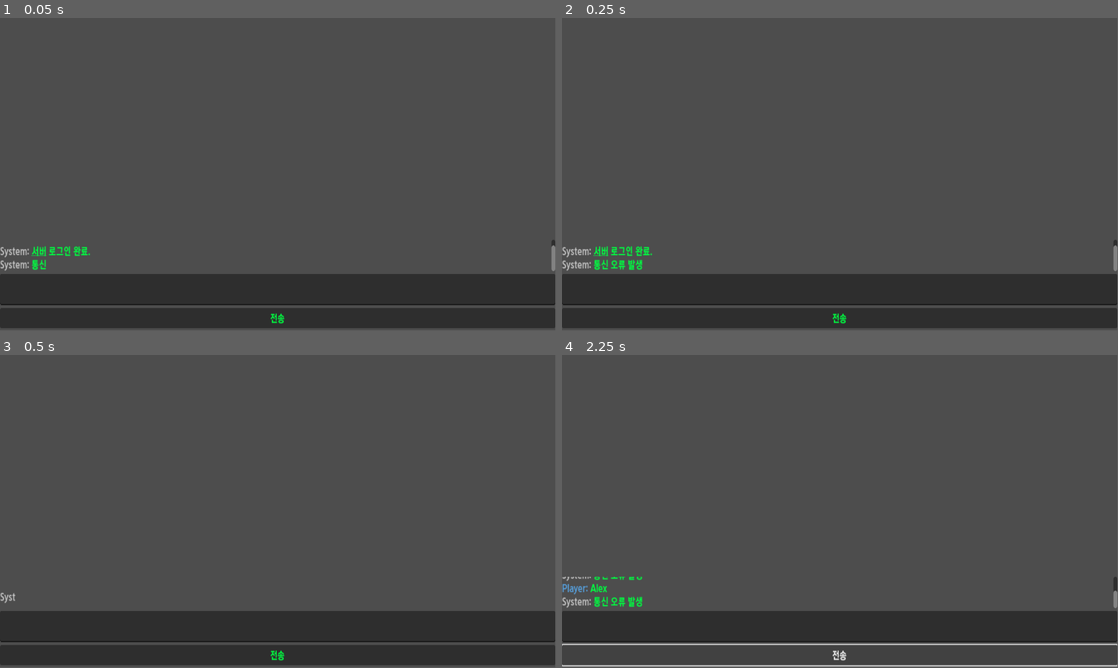
Above: before the commit, frames 1-4 (two rows, left to right).
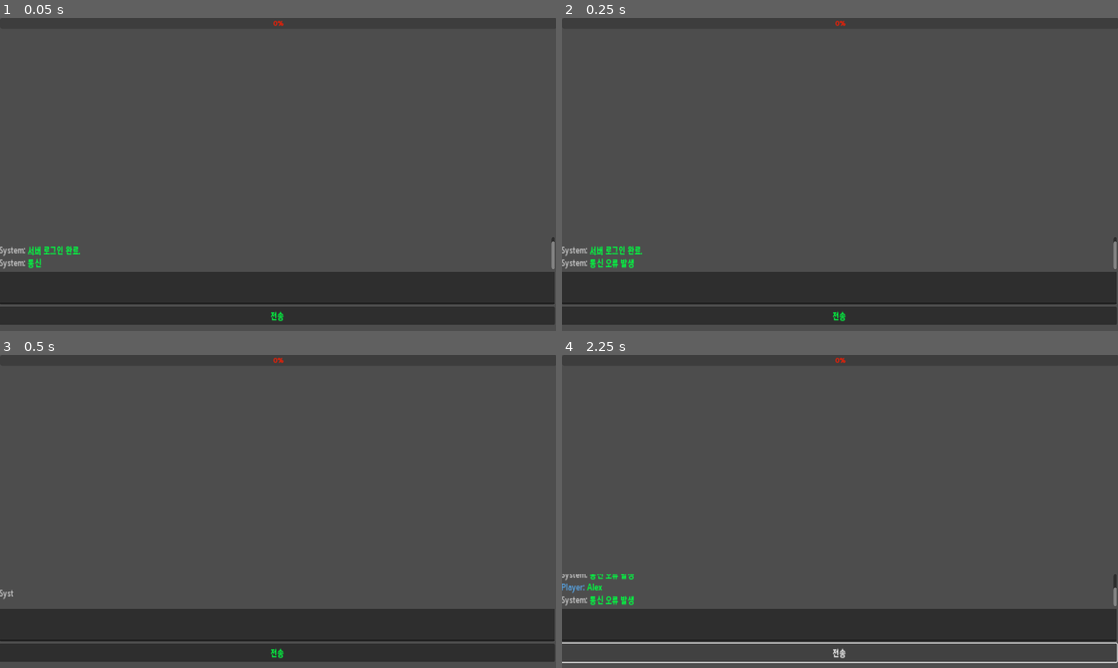
Above: after the commit, the same moments.

Repository: rorena15/llm_game
Game: Godot game, scene res://main.tscn
The game is run twice, just before and just after one commit, with the same random seed, the same clock (stepped at 60 frames per second) and the same inputs.
Inputs (mouse positions are in pixels of both pictures, inside the frame that each line leads up to):
- Up to frame 1 (0.05 s): no input
- Up to frame 2 (0.25 s): no input
- Up to frame 3 (0.5 s): no input
- Up to frame 4 (2.25 s): click (840, 627) at 0.52 s; type "Alex" at 0.6 s; click "전송" at 1.25 s; click "전송" at 2 s
In our replay, the window is 799x449 before the commit and 800x450 after it. These sizes can differ from the game's own. Grey fills any space a smaller window leaves; there, only what the larger window draws over its background counts as a difference.

The runs differ from the first frame. In frame 1, 3.1% of the frame differs, in the area x 0-100%, y 0-100%; in frame 2, 3.2%; in frame 3, 2.6%; in frame 4, 3.4%.

Commit message:
ui 접근성 및 동적 크기

Diff:
--- a/godot_project/socialengineeer/Global.gd
+++ b/godot_project/socialengineeer/Global.gd
@@ -1,17 +1,29 @@
 extends Node
-var server_pid = 0
+var server_pid = -1
 # "단서 발견했어!" 라고 외치는 신호
 # type: 단서 종류 (IP, Password, Name 등)
 # value: 실제 값 (192.168.0.1, admin123 등)
+@warning_ignore("unused_signal")
 signal clue_found(type, value)
+
 func _ready():
-	# 게임 시작 시 서버 실행
-	# (배포 시에는 main.exe 경로를 상대 경로로 지정해야 함)
-	var output = []
-	server_pid = OS.create_process(OS.get_executable_path().get_base_dir() + "/server/main.exe", [], false)
+	# ⭐ 수정됨: "배포된 게임(standalone)"일 때만 서버를 자동으로 켭니다.
+	# 에디터에서 개발 중일 때는 Python 서버를 따로 켜두시는 게 디버깅에 좋습니다.
+	if OS.has_feature("standalone"):
+		_start_server()
+	else:
+		print("⚠️ [개발 모드] 서버 자동 실행 건너뜀. 터미널에서 'python main.py'를 실행하세요.")
+
+func _start_server():
+	# 배포 시, 게임 exe 옆에 있는 server 폴더 안의 main.exe를 찾습니다.
+	var exe_path = OS.get_executable_path().get_base_dir() + "/server/main.exe"
+	print("🚀 서버 자동 실행 시도: ", exe_path)
+
+	# 서버 실행 (콘솔 창 숨기기 옵션 등은 배포 시 결정)
+	server_pid = OS.create_process(exe_path, [], false)
 
 func _notification(what):
-	# 게임 종료 시(WM_CLOSE_REQUEST) 서버도 같이 죽임
+	# 게임 종료 시 서버 프로세스도 같이 종료
 	if what == NOTIFICATION_WM_CLOSE_REQUEST:
-		if server_pid > 0:
+		if server_pid != -1:
 			OS.kill(server_pid)
--- a/godot_project/socialengineeer/app_board.gd
+++ b/godot_project/socialengineeer/app_board.gd
@@ -1,71 +1,78 @@
 extends PanelContainer
 
+# === [창 이동 기능] 변수 (새로 추가됨) ===
+var dragging = false
+var drag_start_position = Vector2()
+@onready var title_bar = $Layout/TitleBar
+
+# === [수사 보드 기능] 변수 ===
 @onready var graph_edit = $Layout/ContentArea/GraphEdit
-
-# 노드를 생성할 위치 (점점 아래로 내려가게 하기 위함)
 var next_spawn_pos = Vector2(100, 100)
 
 func _ready():
-	$Layout/TitleBar/CloseButton.pressed.connect(queue_free)
-	graph_edit.connection_request.connect(_on_connection_request)
+	# 1. 창 드래그 기능 연결 (⭐ 이게 추가되어야 움직입니다!)
+	title_bar.gui_input.connect(_on_title_bar_gui_input)
 
-	# ⭐ 중요: Global의 신호(전화)를 받겠다고 구독 신청
-	Global.clue_found.connect(_on_clue_found)
-	# 1. 윈도우 닫기 버튼 연결 (기본 기능)
-	$Layout/TitleBar/CloseButton.pressed.connect(queue_free)
+	# 2. 닫기 버튼 연결
+	var close_btn = $Layout/TitleBar/CloseButton
+	if not close_btn.pressed.is_connected(queue_free):
+		close_btn.pressed.connect(queue_free)
 
-	# 2. "연결 요청" 신호 감지 (이게 없으면 선이 안 이어집니다!)
-	graph_edit.connection_request.connect(_on_connection_request)
+	# 3. 그래프 신호 연결 (안전장치 포함)
+	if not graph_edit.connection_request.is_connected(_on_connection_request):
+		graph_edit.connection_request.connect(_on_connection_request)
 
-	# 3. "연결 끊기 요청" 신호 감지
-	graph_edit.disconnection_request.connect(_on_disconnection_request)
+	if not graph_edit.disconnection_request.is_connected(_on_disconnection_request):
+		graph_edit.disconnection_request.connect(_on_disconnection_request)
 
-# ⭐ 신호를 받으면 실행되는 함수
+	if not Global.clue_found.is_connected(_on_clue_found):
+		Global.clue_found.connect(_on_clue_found)
+
+# === [창 이동 로직] (새로 추가됨) ===
+func _on_title_bar_gui_input(event):
+	if event is InputEventMouseButton:
+		if event.button_index == MOUSE_BUTTON_LEFT:
+			if event.pressed:
+				dragging = true
+				drag_start_position = get_global_mouse_position() - global_position
+				move_to_front() # 클릭하면 창을 맨 위로
+			else:
+				dragging = false
+	elif event is InputEventMouseMotion and dragging:
+		global_position = get_global_mouse_position() - drag_start_position
+
+# === [수사 보드 로직] (기존 코드 유지) ===
 func _on_clue_found(type, value):
 	print("수사 보드: 단서 수신함 - ", value)
 
 	var new_node = GraphNode.new()
-	new_node.title = "단서 발견" # 제목은 단순하게 해도 됩니다
+	new_node.title = "단서 발견"
 	new_node.position_offset = next_spawn_pos
 	new_node.resizable = true
 	new_node.size = Vector2(200, 100)
-
-	# 슬롯 구멍 뚫기
 	new_node.set_slot(0, true, 0, Color.WHITE, true, 0, Color.WHITE)
 
-	# 내용물(Label) 만들기
 	var label = Label.new()
+	label.text = type.to_upper() + "\n" + value
+	new_node.add_child(label)
 
-	# ⭐ 여기가 핵심 수정 사항! ⭐
-	# 라벨에 "종류"와 "실제 값"을 모두 적습니다.
-	# 예: "PASSWORD" (엔터) "admin123"
-	label.text = type.to_upper() + "\n" + value
-
-	new_node.add_child(label)
 	graph_edit.add_child(new_node)
-
 	next_spawn_pos += Vector2(30, 30)
 
 func _on_connection_request(from_node_name, from_port, to_node_name, to_port):
-	# 1. 시각적 연결 (선 긋기)
 	graph_edit.connect_node(from_node_name, from_port, to_node_name, to_port)
 
-	# 2. 노드 객체 가져오기 (str로 감싸서 안전하게)
 	var from_node = graph_edit.get_node(str(from_node_name))
 	var to_node = graph_edit.get_node(str(to_node_name))
 
 	if not from_node or not to_node: return
 
-	# 데이터를 가져옵니다 (이제 제목+내용물 전부 다, 소문자로 들어옵니다)
 	var from_data = _get_node_content(from_node)
 	var to_data = _get_node_content(to_node)
 
 	print("🔎 전체 데이터 분석: [%s] <-> [%s]" % [from_data, to_data])
 
-	# 검사 키워드를 전부 '소문자'로 적어주세요
-	var condition_pw = "admin123" in from_data or "admin123" in to_data
-
-	# "server"나 "서버"가 제목에 있든 내용에 있든 걸리게 됩니다.
+	var condition_pw = "blue_sky_2024" in from_data or "blue_sky_2024" in to_data
 	var condition_target = "server" in from_data or "server" in to_data or "서버" in from_data or "서버" in to_data
 
 	if condition_pw and condition_target:
@@ -73,28 +80,18 @@
 	else:
 		print("❌ 정보 불일치. (서버 노드의 제목이나 라벨에 'Server'가 있는지 확인하세요)")
 
-
-func _show_hack_success():
-	print("✅ 해킹 성공! 관리자 권한 획득!")
-	# 여기에 나중에 '잠금 해제 팝업'이나 '화면 전환' 효과를 넣으면 됩니다.
-	# 임시로 노드 색깔을 초록색으로 바꿔볼까요?
-	# (SelfModulate 등을 건드리면 됩니다)
-
 func _on_disconnection_request(from_node, from_port, to_node, to_port):
-	# 선을 끊는 명령
 	graph_edit.disconnect_node(from_node, from_port, to_node, to_port)
 	print("연결 해제됨")
 
 func _get_node_content(node):
-	# 1. 제목부터 가져오기
 	var content = str(node.title) + " "
-
-	# 2. 자식들(Label)의 내용도 가져와서 이어 붙이기
 	for child in node.get_children():
 		if child is Label:
 			content += child.text + " "
 		elif child is RichTextLabel:
 			content += child.get_parsed_text() + " "
+	return content.to_lower()
 
-	# 3. 중요: 헷갈리지 않게 전부 '소문자'로 바꿔서 돌려줌
-	return content.to_lower()
+func _show_hack_success():
+	print("✅ 해킹 성공! 관리자 권한 획득!")
--- a/godot_project/socialengineeer/app_board.tscn
+++ b/godot_project/socialengineeer/app_board.tscn
@@ -4,21 +4,26 @@
 [ext_resource type="Script" path="res://app_board.gd" id="2_ve0w2"]
 
 [node name="App_Board" instance=ExtResource("1_ccxdn")]
-size_flags_horizontal = 3
+anchors_preset = 5
+anchor_left = 0.5
+anchor_right = 0.5
+anchor_bottom = 0.0
+offset_left = -636.0
+offset_right = 638.0
+offset_bottom = 190.0
 script = ExtResource("2_ve0w2")
 
 [node name="TitleLabel" parent="Layout/TitleBar" index="0"]
-text = ""
-
-[node name="CloseButton" parent="Layout/TitleBar" index="1"]
 layout_mode = 1
-anchors_preset = 1
-anchor_left = 1.0
+anchors_preset = 10
 anchor_right = 1.0
-offset_left = -41.0
+offset_top = 0.0
 offset_right = 0.0
-grow_horizontal = 0
-text = ""
+offset_bottom = 20.0
+grow_horizontal = 2
+text = "힌트 수첩"
+horizontal_alignment = 1
+vertical_alignment = 1
 
 [node name="GraphEdit" type="GraphEdit" parent="Layout/ContentArea" index="0"]
 layout_mode = 2
@@ -32,9 +37,9 @@
 anchor_top = 1.0
 anchor_bottom = 1.0
 offset_left = 18.0
-offset_top = -89.0
+offset_top = -126.0
 offset_right = 170.0
-offset_bottom = -11.0
+offset_bottom = -48.0
 grow_vertical = 0
 mouse_filter = 1
 position_offset = Vector2(18, 21)
--- a/godot_project/socialengineeer/app_email.gd
+++ b/godot_project/socialengineeer/app_email.gd
@@ -3,50 +3,95 @@
 @onready var email_list = $Layout/ContentArea/HSplitContainer/EmailList
 @onready var subject_label = $Layout/ContentArea/HSplitContainer/EmailDetail/SubjectLabel
 @onready var body_label = $Layout/ContentArea/HSplitContainer/EmailDetail/BodyLabel
-@onready var http_request = $HTTPRequest # 씬에 추가 필요!
+@onready var http_request = $HTTPRequest
+var dragging = false
+var drag_start_position = Vector2()
+@onready var title_bar = $Layout/TitleBar
 
 var emails = []
 
 func _ready():
 	$Layout/TitleBar/CloseButton.pressed.connect(queue_free)
-
-	# 리스트 클릭 시 본문 보여주기
+	title_bar.gui_input.connect(_on_title_bar_gui_input)
 	email_list.item_selected.connect(_on_email_selected)
 
-	# 본문 내 단서 클릭 연결 (수사 보드로 전송)
-	body_label.meta_clicked.connect(func(meta):
-		var data = JSON.parse_string(meta)
-		if data: Global.clue_found.emit(data.type, data.value)
-	)
+	body_label.bbcode_enabled = true
+	body_label.meta_clicked.connect(_on_meta_clicked)
 
-	# 서버에 데이터 요청
 	http_request.request_completed.connect(_on_data_received)
 	http_request.request("http://127.0.0.1:8000/mission/mission_1")
 
+func _on_title_bar_gui_input(event):
+	if event is InputEventMouseButton:
+		if event.button_index == MOUSE_BUTTON_LEFT:
+			if event.pressed:
+				dragging = true
+				drag_start_position = get_global_mouse_position() - global_position
+				move_to_front()
+			else:
+				dragging = false
+	elif event is InputEventMouseMotion and dragging:
+		global_position = get_global_mouse_position() - drag_start_position
+
 func _on_data_received(result, response_code, _headers, body):
-	if result == HTTPRequest.RESULT_SUCCESS and response_code == 200:
-		var json = JSON.new()
-		json.parse(body.get_string_from_utf8())
-		var data = json.get_data()
+	print("📨 [EmailApp] 응답 코드: ", response_code)
 
-		# 이메일 데이터 파싱
-		emails = data.get("emails", [])
-		_update_email_list()
+	if result != HTTPRequest.RESULT_SUCCESS or response_code != 200:
+		print("❌ [EmailApp] 통신/서버 오류")
+		return
 
-func _update_email_list():
+	var json = JSON.new()
+	if json.parse(body.get_string_from_utf8()) != OK:
+		print("❌ [EmailApp] JSON 파싱 실패")
+		return
+
+	var data = json.get_data()
+	print("✅ [EmailApp] 데이터 수신: ", data)
+
+	emails = data.get("emails", [])
+	print("📧 이메일 개수: ", emails.size())
+
+	_update_list_ui()
+
+func _update_list_ui():
 	email_list.clear()
 	for email in emails:
-		email_list.add_item(email["sender"] + " - " + email["subject"])
+		var sender = email.get("sender", "알 수 없음")
+		var subject = email.get("subject", "제목 없음")
+		email_list.add_item("%s - %s" % [sender, subject])
+
+	# ⭐ [추가됨] 메일이 하나라도 있으면 첫 번째를 자동으로 선택해서 보여줌
+	if emails.size() > 0:
+		email_list.select(0)       # 1. UI에서 첫 번째 항목을 파란색으로 선택
+		_on_email_selected(0)      # 2. 선택됐을 때 실행되는 함수를 강제로 실행
 
 func _on_email_selected(index):
+	print("🖱️ 이메일 선택됨: 인덱스 ", index)
+
+	if index < 0 or index >= emails.size():
+		return
+
 	var email = emails[index]
-	subject_label.text = email["subject"]
+	subject_label.text = email.get("subject", "")
 
-	# 본문 내용에서 힌트 자동 링크 걸기 (간단한 버전)
-	var text = email["body"]
-	if "990132" in text: # 사번
-		text = text.replace("990132", '[url={"type":"id", "value":"990132"}]990132[/url]')
-	if "2024" in text: # 연도 힌트
-		text = text.replace("2024", '[url={"type":"hint", "value":"2024"}]2024[/url]')
+	var text = email.get("body", "(내용이 없습니다)")
+
+	# 힌트 하이라이팅
+	text = _highlight_clue(text, "blue_sky_2024", "password")
+	text = _highlight_clue(text, "2024", "hint")
+	text = _highlight_clue(text, "990132", "id")
 
 	body_label.text = text
+
+func _highlight_clue(text: String, keyword: String, type: String) -> String:
+	if keyword in text:
+		# 노란색으로 강조해서 보여줌
+		var bbcode = '[url={"type":"%s", "value":"%s"}][color=yellow]%s[/color][/url]' % [type, keyword, keyword]
+		return text.replace(keyword, bbcode)
+	return text
+
+func _on_meta_clicked(meta):
+	var data = JSON.parse_string(meta)
+	if data:
+		print("이메일 단서 발견: ", data.value)
+		Global.clue_found.emit(data.type, data.value)
--- a/godot_project/socialengineeer/app_email.tscn
+++ b/godot_project/socialengineeer/app_email.tscn
@@ -15,6 +15,7 @@
 
 [node name="EmailList" type="ItemList" parent="Layout/ContentArea/HSplitContainer" index="0"]
 layout_mode = 2
+size_flags_horizontal = 3
 
 [node name="EmailDetail" type="VBoxContainer" parent="Layout/ContentArea/HSplitContainer" index="1"]
 layout_mode = 2
@@ -24,4 +25,5 @@
 
 [node name="BodyLabel" type="RichTextLabel" parent="Layout/ContentArea/HSplitContainer/EmailDetail" index="1"]
 layout_mode = 2
+size_flags_vertical = 3
 bbcode_enabled = true
--- a/godot_project/socialengineeer/app_messenger.tscn
+++ b/godot_project/socialengineeer/app_messenger.tscn
@@ -4,21 +4,20 @@
 [ext_resource type="PackedScene" uid="uid://73dcxvm8qmxy" path="res://main.tscn" id="2_85kln"]
 
 [node name="App_Messenger" instance=ExtResource("1_0ii5i")]
+anchor_bottom = 0.220092
+offset_bottom = 10.3806
 scale = Vector2(1, 0.932153)
 
+[node name="TitleBar" parent="Layout" index="0"]
+visible = false
+
 [node name="TitleLabel" parent="Layout/TitleBar" index="0"]
+visible = false
 scale = Vector2(1, 0.997023)
-text = ""
 
 [node name="CloseButton" parent="Layout/TitleBar" index="1"]
+visible = false
 text = ""
 
 [node name="main" parent="Layout/ContentArea" index="0" instance=ExtResource("2_85kln")]
 layout_mode = 2
-
-[node name="SuspicionBar" type="ProgressBar" parent="Layout/ContentArea/main" index="2"]
-custom_minimum_size = Vector2(0, 20)
-layout_mode = 2
-offset_right = 1150.0
-offset_bottom = 27.0
-theme_override_colors/font_color = Color(0.986217, 0.108348, 7.70092e-07, 1)
--- a/godot_project/socialengineeer/app_server.gd
+++ b/godot_project/socialengineeer/app_server.gd
@@ -1,8 +1,13 @@
 extends PanelContainer
+
+
+# === [창 이동 변수] ===
+var dragging = false
+var drag_start_position = Vector2()
+@onready var title_bar = $Layout/TitleBar
 
 # 정답 비밀번호 (서버에서 받아옴)
 var target_password = ""
-
 # 노드 경로
 @onready var password_input = $Layout/ContentArea/LoginContainer/PasswordInput
 @onready var login_button = $Layout/ContentArea/LoginContainer/LoginButton
@@ -13,6 +18,7 @@
 @onready var http_request = $HTTPRequest
 
 func _ready():
+	title_bar.gui_input.connect(_on_title_bar_gui_input)
 	# UI 연결
 	$Layout/TitleBar/CloseButton.pressed.connect(queue_free)
 	login_button.pressed.connect(_on_login_button_pressed)
@@ -52,6 +58,18 @@
 	else:
 		_show_fail_animation()
 
+func _on_title_bar_gui_input(event):
+	if event is InputEventMouseButton:
+		if event.button_index == MOUSE_BUTTON_LEFT:
+			if event.pressed:
+				dragging = true
+				drag_start_position = get_global_mouse_position() - global_position
+				move_to_front()
+			else:
+				dragging = false
+	elif event is InputEventMouseMotion and dragging:
+		global_position = get_global_mouse_position() - drag_start_position
+
 func _show_success_screen():
 	# 로그인 창 숨기고 기밀 문서 보여주기
 	login_container.visible = false
--- a/godot_project/socialengineeer/app_server.tscn
+++ b/godot_project/socialengineeer/app_server.tscn
@@ -12,9 +12,6 @@
 script = ExtResource("2_kf3ox")
 
 [node name="HTTPRequest" type="HTTPRequest" parent="." index="0"]
-
-[node name="TitleLabel" parent="Layout/TitleBar" index="0"]
-text = ""
 
 [node name="LoginContainer" type="VBoxContainer" parent="Layout/ContentArea" index="0"]
 layout_mode = 2
--- /dev/null
+++ b/godot_project/socialengineeer/desktop.gd
@@ -0,0 +1,43 @@
+extends Control
+
+# 1. 실행할 앱들을 미리 로드(Preload)해둡니다.
+# (파일 경로가 다르면 본인의 경로에 맞춰 수정하세요!)
+var app_messenger_scene = preload("res://app_messenger.tscn")
+var app_board_scene = preload("res://app_board.tscn")
+var app_server_scene = preload("res://app_server.tscn")
+var app_email_scene = preload("res://app_email.tscn")
+
+# 버튼 노드 경로 (TaskbarLayer 안에 있으니 경로 주의)
+@onready var btn_messenger = $TaskbarLayer/Taskbar/AppContainer/Btn_Messenger
+@onready var btn_board = $TaskbarLayer/Taskbar/AppContainer/Btn_Board
+@onready var btn_server = $TaskbarLayer/Taskbar/AppContainer/Btn_Server
+@onready var btn_email = $TaskbarLayer/Taskbar/AppContainer/Btn_Email
+
+# 윈도우가 생성될 위치 (랜덤하게 흩뿌리기 위함)
+var spawn_pos = Vector2(50, 50)
+
+func _ready():
+	# 각 버튼에 앱 실행 함수 연결
+	# bind()를 사용하면 함수에 인자(앱 씬)를 같이 넘겨줄 수 있습니다.
+	btn_messenger.pressed.connect(open_app.bind(app_messenger_scene))
+	btn_board.pressed.connect(open_app.bind(app_board_scene))
+	btn_server.pressed.connect(open_app.bind(app_server_scene))
+	btn_email.pressed.connect(open_app.bind(app_email_scene))
+
+# 앱을 여는 공통 함수
+func open_app(app_scene: PackedScene):
+	# 1. 씬 인스턴스화 (설계도에서 실체 만들기)
+	var window = app_scene.instantiate()
+
+	# 2. 데스크톱의 자식으로 추가 (화면에 나타남)
+	add_child(window)
+
+	# 3. 위치 설정 (겹치지 않게 약간씩 이동)
+	# window가 Control 노드인지 확인 후 위치 조정
+	if window is Control:
+		window.position = spawn_pos
+		spawn_pos += Vector2(30, 30) # 다음 창은 좀 더 아래 오른쪽에
+
+		# 화면 밖으로나가면 다시 초기화
+		if spawn_pos.x > 300 or spawn_pos.y > 300:
+			spawn_pos = Vector2(50, 50)
--- a/godot_project/socialengineeer/desktop.tscn
+++ b/godot_project/socialengineeer/desktop.tscn
@@ -1,8 +1,7 @@
-[gd_scene load_steps=7 format=3 uid="uid://cr3km66yqn7u8"]
+[gd_scene load_steps=6 format=3 uid="uid://cr3km66yqn7u8"]
 
-[ext_resource type="PackedScene" uid="uid://b6cie3806kkr1" path="res://app_board.tscn" id="1_vpvrq"]
+[ext_resource type="Script" path="res://desktop.gd" id="1_v8n3u"]
 [ext_resource type="PackedScene" uid="uid://cx7l83cxv4drh" path="res://app_messenger.tscn" id="2_emugc"]
-[ext_resource type="PackedScene" uid="uid://c4xv0uwge8ybf" path="res://app_server.tscn" id="3_58k10"]
 [ext_resource type="Shader" path="res://desktop.gdshader" id="4_iyjli"]
 
 [sub_resource type="ShaderMaterial" id="ShaderMaterial_dougu"]
@@ -20,46 +19,71 @@
 anchors_preset = 15
 anchor_right = 1.0
 anchor_bottom = 1.0
+offset_left = -2.0
+offset_top = 2.0
 grow_horizontal = 2
 grow_vertical = 2
+script = ExtResource("1_v8n3u")
 
 [node name="ColorRect" type="ColorRect" parent="."]
 layout_mode = 1
 anchors_preset = 15
 anchor_right = 1.0
 anchor_bottom = 1.0
+offset_left = 3.0
+offset_top = 10.0
+offset_bottom = -3.0
 grow_horizontal = 2
 grow_vertical = 2
 color = Color(0.237254, 0.0225852, 0.408345, 1)
 
-[node name="App_Board" parent="." instance=ExtResource("1_vpvrq")]
-layout_mode = 0
-anchors_preset = 0
-anchor_right = 0.0
-offset_left = -1.0
-offset_top = 217.0
-offset_right = 1151.0
-offset_bottom = 394.0
-grow_horizontal = 1
+[node name="TaskbarLayer" type="CanvasLayer" parent="."]
+
+[node name="Taskbar" type="Panel" parent="TaskbarLayer"]
+custom_minimum_size = Vector2(0, 50)
+anchors_preset = 12
+anchor_top = 1.0
+anchor_right = 1.0
+anchor_bottom = 1.0
+grow_horizontal = 2
+grow_vertical = 0
+
+[node name="AppContainer" type="HBoxContainer" parent="TaskbarLayer/Taskbar"]
+layout_mode = 1
+anchors_preset = 15
+anchor_right = 1.0
+anchor_bottom = 1.0
+grow_horizontal = 2
+grow_vertical = 2
+
+[node name="Btn_Messenger" type="Button" parent="TaskbarLayer/Taskbar/AppContainer"]
+visible = false
+layout_mode = 2
+text = "메신저"
+
+[node name="Btn_Board" type="Button" parent="TaskbarLayer/Taskbar/AppContainer"]
+layout_mode = 2
+text = "수사보드"
+
+[node name="Btn_Server" type="Button" parent="TaskbarLayer/Taskbar/AppContainer"]
+layout_mode = 2
+text = "서버접속"
+
+[node name="Btn_Email" type="Button" parent="TaskbarLayer/Taskbar/AppContainer"]
+layout_mode = 2
+text = "이메일"
 
 [node name="App_Messenger" parent="." instance=ExtResource("2_emugc")]
-layout_mode = 0
-anchors_preset = 0
-anchor_right = 0.0
-offset_left = 1.0
-offset_top = 7.0
-offset_right = 1151.0
-offset_bottom = 221.0
-grow_horizontal = 1
-
-[node name="App_Server" parent="." instance=ExtResource("3_58k10")]
-layout_mode = 0
-anchors_preset = 0
-anchor_right = 0.0
-offset_top = 76.0
-offset_right = 1150.0
-offset_bottom = 216.0
-grow_horizontal = 1
+layout_mode = 1
+anchor_left = 0.000780031
+anchor_top = 0.54039
+anchor_right = 1.0
+anchor_bottom = 0.54039
+offset_left = 3.0
+offset_top = -387.0
+offset_right = 3.0
+offset_bottom = -344.0
+grow_vertical = 2
 
 [node name="ScreenEffects" type="CanvasLayer" parent="."]
 
@@ -68,6 +92,10 @@
 anchors_preset = 15
 anchor_right = 1.0
 anchor_bottom = 1.0
+offset_left = 1.0
+offset_top = 1.0
+offset_right = 1.0
+offset_bottom = 1.0
 grow_horizontal = 2
 grow_vertical = 2
 mouse_filter = 2
--- a/godot_project/socialengineeer/main.tscn
+++ b/godot_project/socialengineeer/main.tscn
@@ -17,10 +17,14 @@
 [node name="ServerRequest" type="HTTPRequest" parent="."]
 
 [node name="VBoxContainer" type="VBoxContainer" parent="."]
-layout_mode = 0
-offset_top = 460.0
-offset_right = 1148.0
-offset_bottom = 592.0
+layout_mode = 1
+anchors_preset = 10
+anchor_right = 1.0
+offset_left = -2.0
+offset_top = 504.0
+offset_right = -7.0
+offset_bottom = 649.0
+grow_horizontal = 2
 scale = Vector2(1.00199, 1.39159)
 
 [node name="ChatOutput" type="RichTextLabel" parent="VBoxContainer"]
@@ -40,6 +44,15 @@
 size_flags_vertical = 3
 size_flags_stretch_ratio = 0.0
 text = "전송"
+
+[node name="SuspicionBar" type="ProgressBar" parent="."]
+custom_minimum_size = Vector2(0, 20)
+layout_mode = 1
+anchors_preset = 10
+anchor_right = 1.0
+offset_bottom = 24.0
+grow_horizontal = 2
+theme_override_colors/font_color = Color(0.986217, 0.108348, 7.70092e-07, 1)
 
 [node name="GameOverOverlay" type="ColorRect" parent="."]
 visible = false
--- a/godot_project/socialengineeer/project.godot
+++ b/godot_project/socialengineeer/project.godot
@@ -19,6 +19,13 @@
 
 Global="*res://Global.gd"
 
+[display]
+
+window/size/viewport_width=1280
+window/size/viewport_height=720
+window/stretch/mode="canvas_items"
+window/stretch/aspect="expand"
+
 [gui]
 
 theme/custom="res://Hacker_Theme.tres"
--- a/godot_project/socialengineeer/windowBase.tscn
+++ b/godot_project/socialengineeer/windowBase.tscn
@@ -4,12 +4,12 @@
 [ext_resource type="Theme" uid="uid://dy3h3cpcwslrs" path="res://Hacker_Theme.tres" id="2_sc5ha"]
 
 [node name="WindowBase" type="PanelContainer"]
-anchors_preset = 10
-anchor_right = 1.0
-offset_right = -3.0
-offset_bottom = 153.0
+anchors_preset = -1
+anchor_right = 0.997396
+anchor_bottom = 0.236111
 grow_horizontal = 2
 script = ExtResource("1_cnube")
+metadata/_edit_use_anchors_ = true
 
 [node name="Layout" type="VBoxContainer" parent="."]
 layout_mode = 2
@@ -20,15 +20,20 @@
 
 [node name="TitleLabel" type="Label" parent="Layout/TitleBar"]
 layout_mode = 2
+anchor_right = 0.0919811
 offset_top = 3.0
 offset_right = 1155.0
 offset_bottom = 31.0
+metadata/_edit_use_anchors_ = true
 
 [node name="CloseButton" type="Button" parent="Layout/TitleBar"]
-layout_mode = 2
-offset_left = 1108.0
-offset_right = 1149.0
+layout_mode = 1
+anchors_preset = 1
+anchor_left = 1.0
+anchor_right = 1.0
+offset_left = -41.0
 offset_bottom = 34.0
+grow_horizontal = 0
 size_flags_horizontal = 8
 size_flags_vertical = 0
 text = "X"
